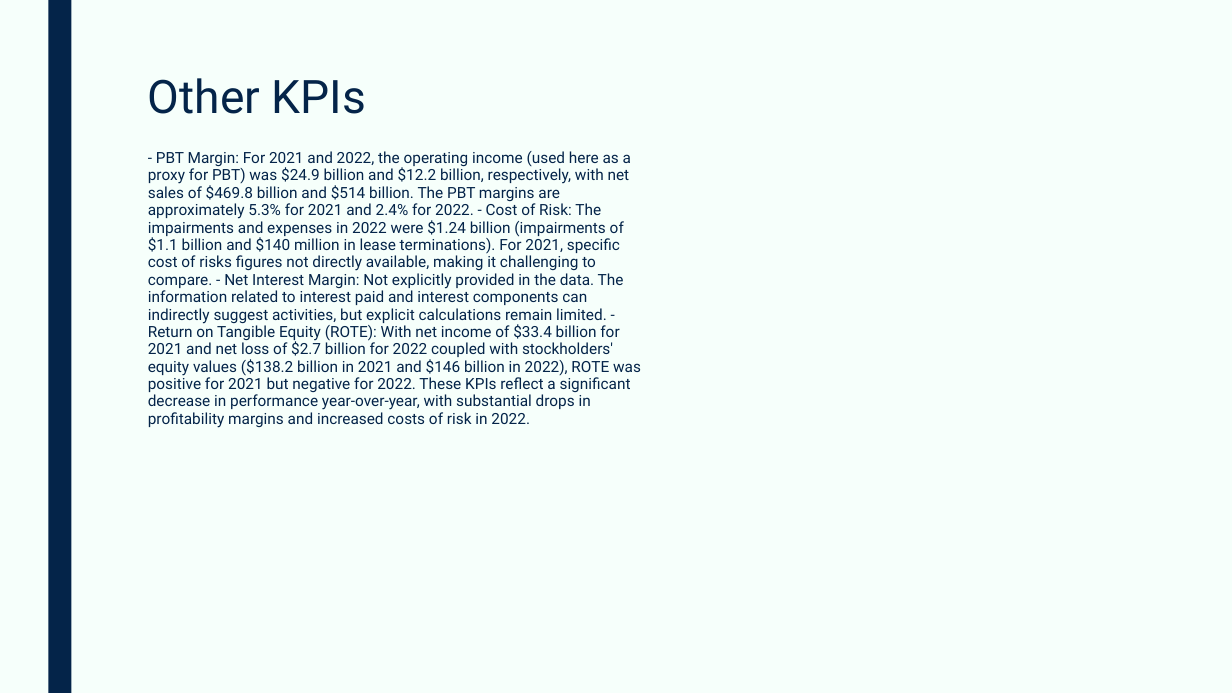
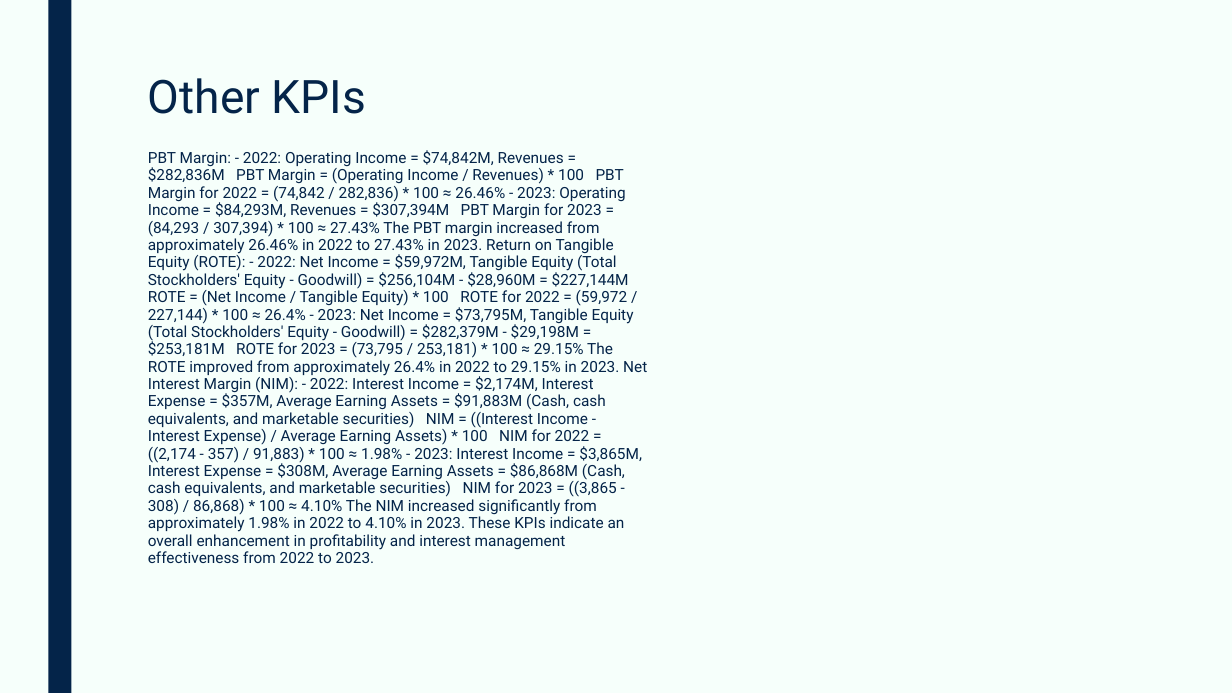
Before and after one commit to devangovind/AMUCLDISS, a slide deck: slide 5 of fastapi-backend/pres/output.pptx. Drawn at 1232x693 pixels with LibreOffice and Linux fonts; fonts in the diff are those of the drawing. Boxes give left, top, right and bottom in pixels: in the first picture for what was removed or moved away, otherwise in the second. Text is boxed around its words. In the diff, an @@ line names an element or a change of style, - is before the commit and + after.

```diff
--- a/fastapi-backend/pres/output.pptx
+++ b/fastapi-backend/pres/output.pptx
@@ text at [148, 150, 647, 563]: text changed @@
-- PBT Margin: For 2021 and 2022, the operating income (used here as a proxy for PBT) was $24.9 billion and $12.2 billion, respectively, with net sales of $469.8 billion and $514 billion. The PBT margins are approximately 5.3% for 2021 and 2.4% for 2022. - Cost of Risk: The impairments and expenses in 2022 were $1.24 billion (impairments of $1.1 billion and $140 million in lease terminations). For 2021, specific cost of risks figures not directly available, making it challenging to compare. - Net Interest Margin: Not explicitly provided in the data. The information related to interest paid and interest components can indirectly suggest activities, but explicit calculations remain limited. - Return on Tangible Equity (ROTE): With net income of $33.4 billion for 2021 and net loss of $2.7 billion for 2022 coupled with stockholders' equity values ($138.2 billion in 2021 and $146 billion in 2022), ROTE was positive for 2021 but negative for 2022. These KPIs reflect a significant decrease in performance year-over-year, with substantial drops in profitability margins and increased costs of risk in 2022.
+PBT Margin: - 2022: Operating Income = $74,842M, Revenues = $282,836M PBT Margin = (Operating Income / Revenues) * 100 PBT Margin for 2022 = (74,842 / 282,836) * 100 ≈ 26.46% - 2023: Operating Income = $84,293M, Revenues = $307,394M PBT Margin for 2023 = (84,293 / 307,394) * 100 ≈ 27.43% The PBT margin increased from approximately 26.46% in 2022 to 27.43% in 2023. Return on Tangible Equity (ROTE): - 2022: Net Income = $59,972M, Tangible Equity (Total Stockholders' Equity - Goodwill) = $256,104M - $28,960M = $227,144M ROTE = (Net Income / Tangible Equity) * 100 ROTE for 2022 = (59,972 / 227,144) * 100 ≈ 26.4% - 2023: Net Income = $73,795M, Tangible Equity (Total Stockholders' Equity - Goodwill) = $282,379M - $29,198M = $253,181M ROTE for 2023 = (73,795 / 253,181) * 100 ≈ 29.15% The ROTE improved from approximately 26.4% in 2022 to 29.15% in 2023. Net Interest Margin (NIM): - 2022: Interest Income = $2,174M, Interest Expense = $357M, Average Earning Assets = $91,883M (Cash, cash equivalents, and marketable securities) NIM = ((Interest Income - Interest Expense) / Average Earning Assets) * 100 NIM for 2022 = ((2,174 - 357) / 91,883) * 100 ≈ 1.98% - 2023: Interest Income = $3,865M, Interest Expense = $308M, Average Earning Assets = $86,868M (Cash, cash equivalents, and marketable securities) NIM for 2023 = ((3,865 - 308) / 86,868) * 100 ≈ 4.10% The NIM increased significantly from approximately 1.98% in 2022 to 4.10% in 2023. These KPIs indicate an overall enhancement in profitability and interest management effectiveness from 2022 to 2023.
```
Also in this commit, not shown: 4 other slides changed, 10 other files.
